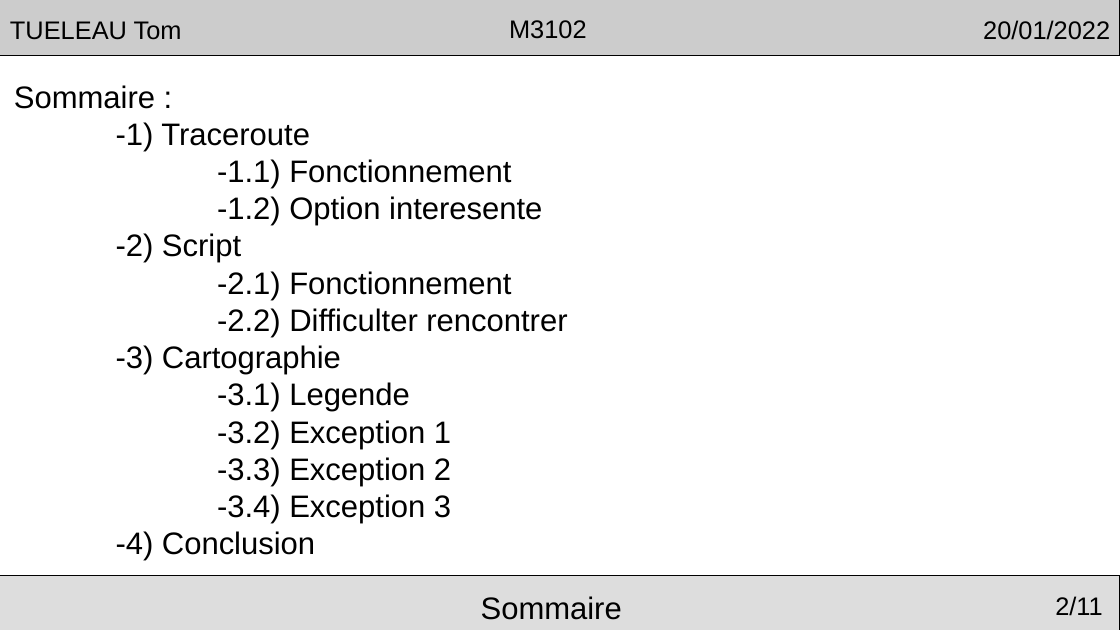
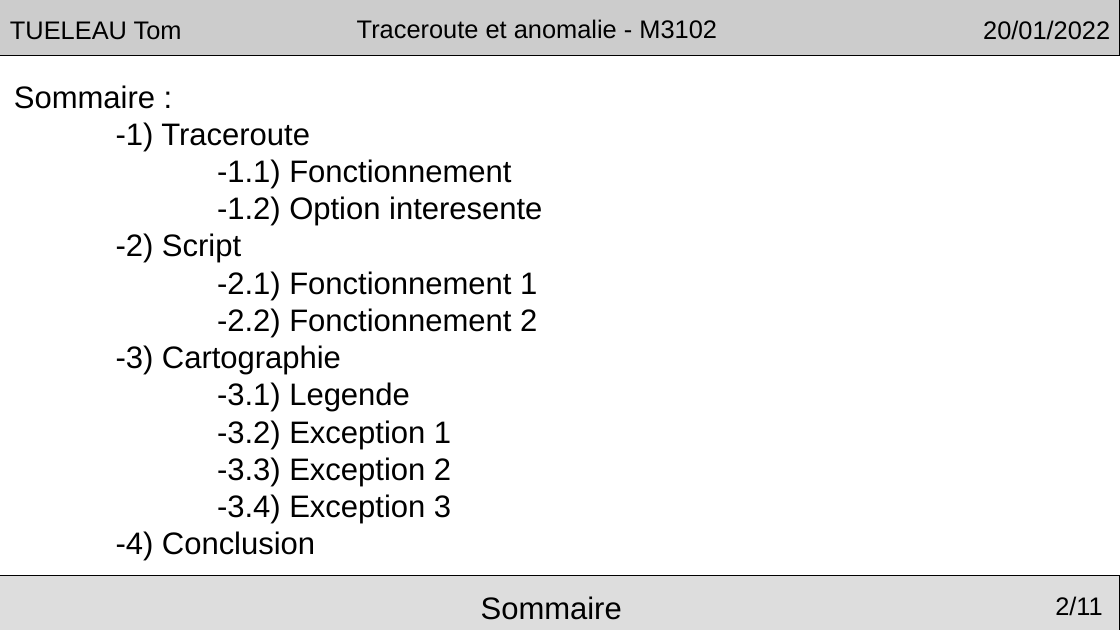
Before and after one commit to Arakio34/tomtraceroute, a slide deck: slide 2 of rfc/presentationM3102.odp. Drawn at 1120x630 pixels with LibreOffice and Linux fonts; fonts in the diff are those of the drawing; background and template pictures are left out. Boxes give left, top, right and bottom in pixels: in the first picture for what was removed or moved away, otherwise in the second. Text is boxed around its words. In the diff, an @@ line names an element or a change of style, - is before the commit and + after.

```diff
--- a/rfc/presentationM3102.odp
+++ b/rfc/presentationM3102.odp
@@ text in rectangle at box(357, 19, 717, 39): text changed @@
-M3102
+Traceroute et anomalie - M3102
@@ text at box(217, 271, 537, 337): text changed @@
--2.1) Fonctionnement
--2.2) Difficulter rencontrer
+-2.1) Fonctionnement 1
+-2.2) Fonctionnement 2
```
Also in this commit, not shown: 8 other slides changed, 2 slides added, 2 slides removed.
